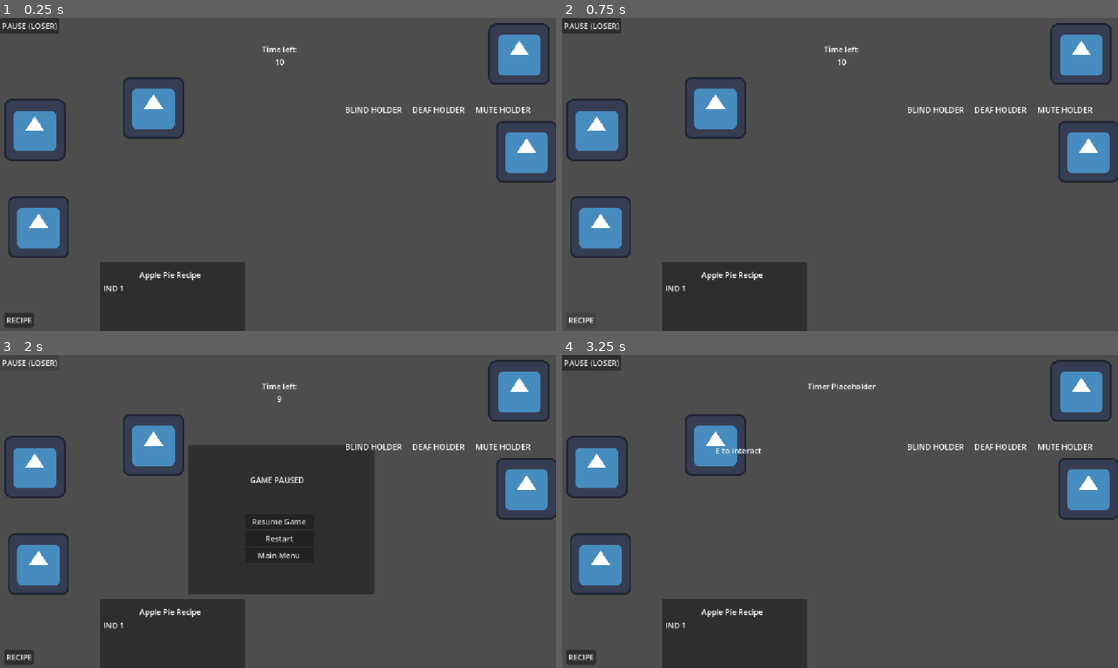
Above: before the commit, frames 1-4 (two rows, left to right).
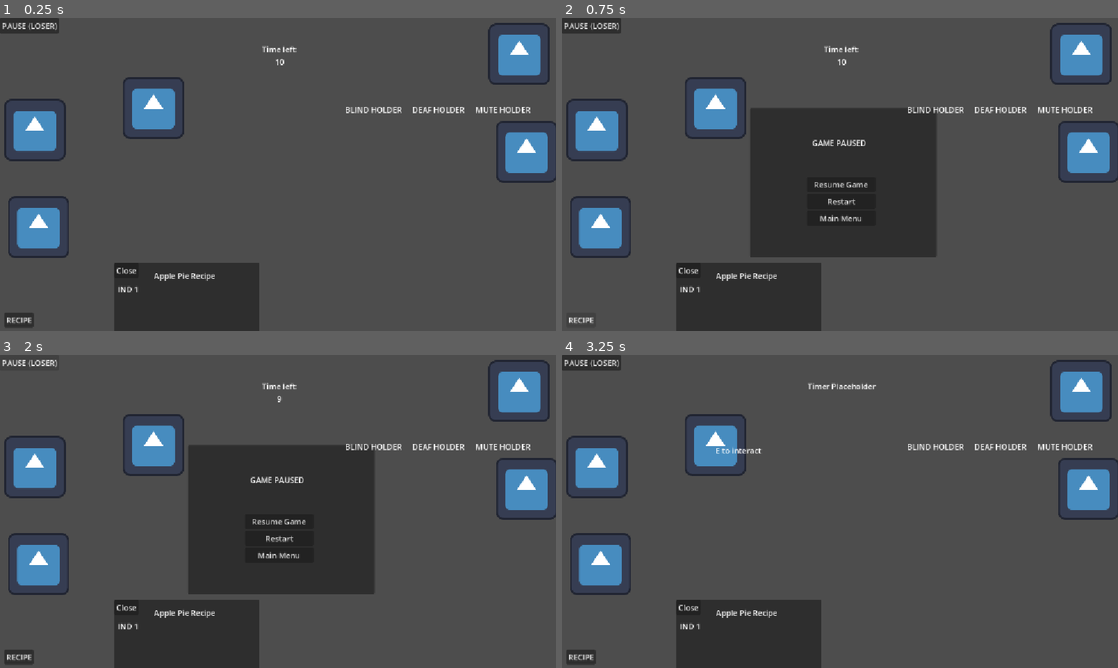
Above: after the commit, the same moments.

Repository: tszyana/SenselessChefs
Game: Godot game, scene res://scenes/kitchen.tscn
Two runs of this game, one before a commit and one after it. Both use one fixed random seed, a clock stepped at 60 frames per second and the inputs below. This scene is started directly instead of the project's main scene. The engine's default icon, where the game draws it, is replaced by a stand-in: a white triangle on a blue panel in a dark square.
Inputs:
- Up to frame 1 (0.25 s): no input
- Up to frame 2 (0.75 s): click "RECIPE" at 0.5 s
- Up to frame 3 (2 s): click "PAUSE (LOSER)" at 1.25 s
- Up to frame 4 (3.25 s): click "Restart" at 2 s; tap Enter at 2.75 s; hold Right (right) from 2.78 s (still down); hold E (interact) from 2.78 s (still down)

The runs differ from the first frame. In frame 1, 1.4% of the frame differs, in the area x 18-47%, y 78-100%; in frame 2, 17%, in the area x 18-68%, y 29-100%; in frame 3, 1.4%; in frame 4, 1.4%.

Commit message:
Recipe updates

Diff:
--- a/scenes/kitchen.tscn
+++ b/scenes/kitchen.tscn
@@ -225,10 +225,10 @@
 [node name="RecipePanel" type="Panel" parent="Control" unique_id=203503883]
 z_index = 4
 layout_mode = 0
-offset_left = 207.0
-offset_top = 505.0
-offset_right = 507.0
-offset_bottom = 728.0
+offset_left = 237.0
+offset_top = 507.0
+offset_right = 537.0
+offset_bottom = 730.0
 
 [node name="Label" type="Label" parent="Control/RecipePanel" unique_id=1566007632]
 layout_mode = 0
@@ -248,6 +248,12 @@
 [node name="Label" type="Label" parent="Control/RecipePanel/IngredientList" unique_id=1684958274]
 layout_mode = 2
 text = "IND 1"
+
+[node name="CloseButton" type="Button" parent="Control/RecipePanel" unique_id=412891538]
+layout_mode = 0
+offset_right = 8.0
+offset_bottom = 8.0
+text = "Close"
 
 [node name="Players" type="Node2D" parent="." unique_id=1408460873]
 
@@ -288,3 +294,5 @@
 [connection signal="pressed" from="Control/PausePanel/VBoxContainer/MainMenuButton2" to="." method="_on_main_menu_button_pressed"]
 [connection signal="pressed" from="Control/TimerPopup/VBoxContainer/RestartButton" to="." method="_on_restart_button_pressed"]
 [connection signal="pressed" from="Control/TimerPopup/VBoxContainer/MainMenuButton" to="." method="_on_main_menu_button_pressed"]
+[connection signal="pressed" from="Control/RecipeButton" to="." method="_on_recipe_button_pressed"]
+[connection signal="pressed" from="Control/RecipePanel/CloseButton" to="." method="_on_close_button_pressed"]
--- a/scripts/kitchen.gd
+++ b/scripts/kitchen.gd
@@ -4,22 +4,22 @@
 @onready var time_label = $Control/TimerLabel
 @onready var timer_popup = $Control/TimerPopup
 @onready var pause_popup = $Control/PausePanel
+@onready var recipe_popup = $Control/RecipePanel
 
 # Called when the node enters the scene tree for the first time.
 func _ready() -> void:
 	pass # Replace with function body.
 
-
 # Called every frame. 'delta' is the elapsed time since the previous frame.
 func _process(_delta) -> void:
-	#pass
+	# Tells time
 	time_label.text = "Time left:\n" + str(int(game_timer.time_left))
 
-
+# Shows popup telling users timer ran out
 func _on_timer_timeout() -> void:
 	timer_popup.visible = true
 
-
+#  Show main menu
 func _on_main_menu_button_pressed() -> void:
 	get_tree().change_scene_to_file("res://scenes/main_menu.tscn")
 
@@ -27,12 +27,17 @@
 func _on_restart_button_pressed() -> void:
 	get_tree().change_scene_to_file("res://scenes/kitchen.tscn")
 
-
 func _on_pause_button_pressed() -> void:
 	get_tree().paused = true
 	pause_popup.visible = true
 
-
 func _on_resume_button_pressed() -> void:
 	get_tree().paused = false
 	pause_popup.visible = false
+
+
+func _on_recipe_button_pressed() -> void:
+	pause_popup.visible = true
+
+func _on_close_button_pressed() -> void:
+	pause_popup.visible = false
